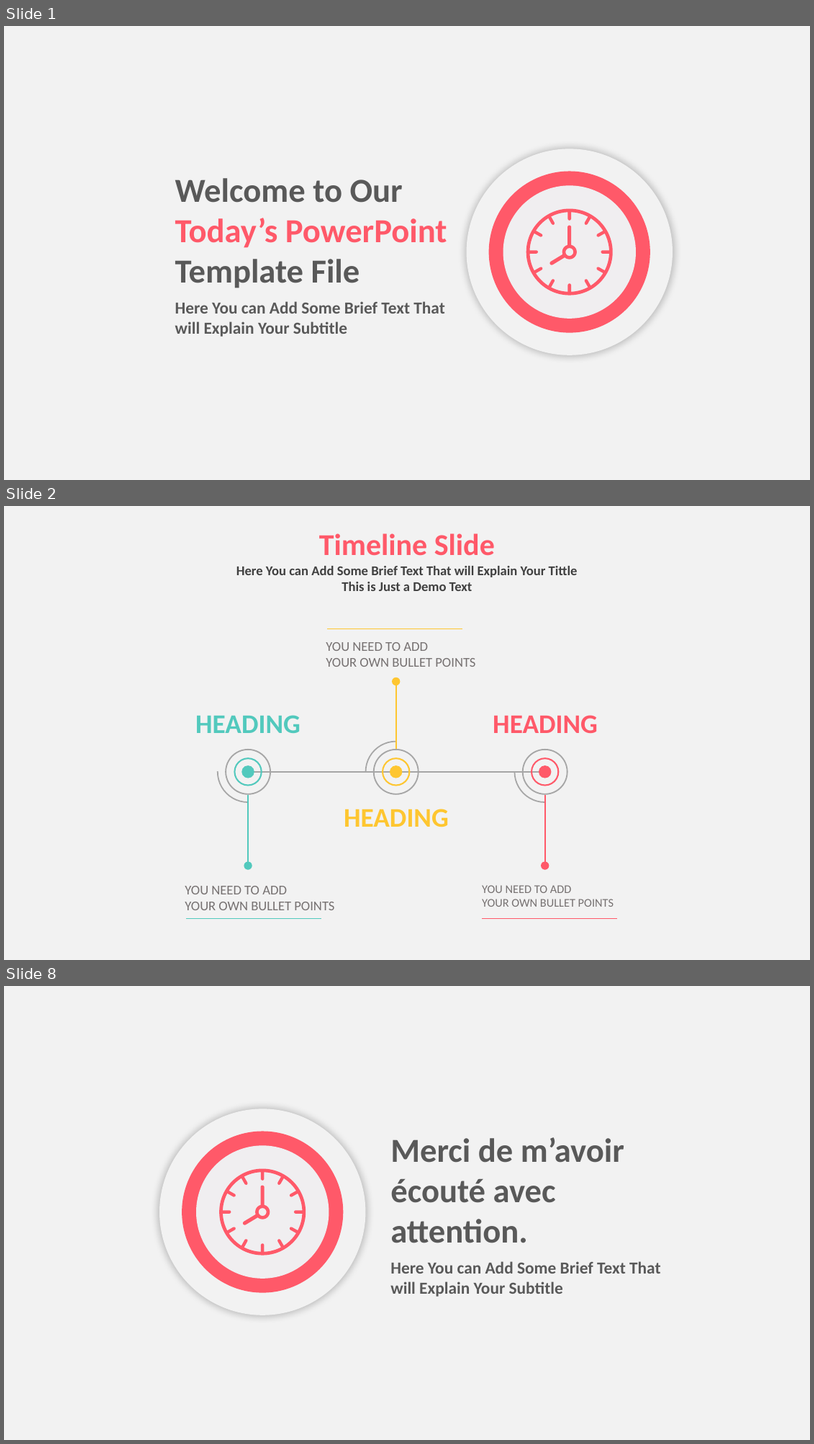
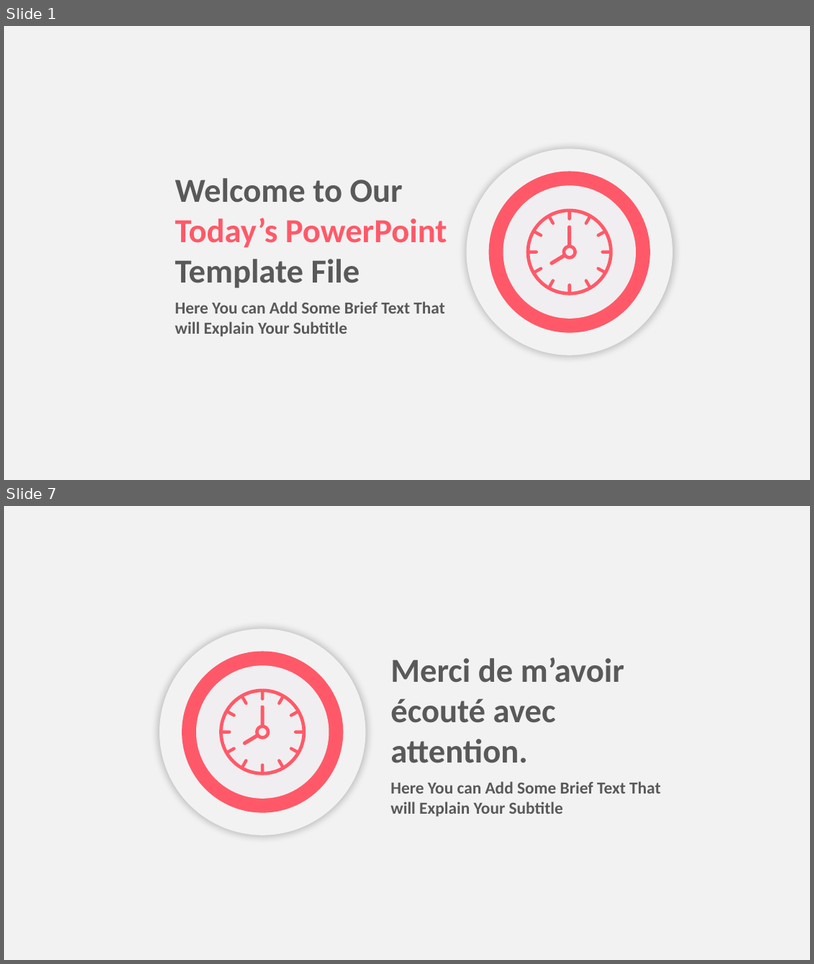
Before and after one commit to Jeremy-Sabadie/pmn-tools, a slide deck: pvt/pvt.pptx. Shown one above the other, each under a label of ours: slides 1, 2 and 8 before the commit, slides 1 and 7 after it; the slides between them are not shown. The pictures are 814x1444 and 814x964 pixels, drawn with LibreOffice and Linux fonts; fonts in the diff are those of the drawing. Boxes give left, top, right and bottom in pixels: in the first picture for what was removed or moved away, otherwise in the second. Text is boxed around its words. In the diff, an @@ line names an element or a change of style, - is before the commit and + after.

```diff
--- a/pvt/pvt.pptx
+++ b/pvt/pvt.pptx
@@ slide 2 removed at <box>4,506,810,960</box>, background #F2F2F2 @@
@@ text removed at <box>319,533,495,556</box> @@
-Timeline Slide
@@ text removed at <box>237,566,578,591</box> @@
-Here You can Add Some Brief Text That will Explain Your Tittle This is Just a Demo Text
@@ line removed from (328, 629) to (463, 629) @@
@@ text removed at <box>326,642,476,667</box> @@
-YOU NEED TO ADD
-YOUR OWN BULLET POINTS
@@ ellipse removed at <box>392,677,401,686</box> @@
@@ line removed from (396, 749) to (396, 680) @@
@@ text removed at <box>196,715,301,733</box> @@
-HEADING
@@ text removed at <box>493,715,598,733</box> @@
-HEADING
@@ arc (boxed as its full ellipse) removed at <box>218,741,278,803</box> @@
@@ arc (boxed as its full ellipse) removed at <box>365,741,427,803</box> @@
@@ arc (boxed as its full ellipse) removed at <box>515,741,576,803</box> @@
@@ donut removed at <box>226,749,271,795</box> @@
@@ donut removed at <box>234,758,262,786</box> @@
@@ donut removed at <box>373,749,419,795</box> @@
@@ donut removed at <box>382,758,411,786</box> @@
@@ donut removed at <box>522,749,568,795</box> @@
@@ donut removed at <box>531,758,559,786</box> @@
@@ ellipse removed at <box>242,765,255,778</box> @@
@@ line removed from (252, 772) to (390, 772) @@
@@ ellipse removed at <box>390,765,403,778</box> @@
@@ line removed from (400, 772) to (539, 772) @@
@@ ellipse removed at <box>539,765,551,778</box> @@
@@ line removed from (248, 863) to (248, 795) @@
@@ line removed from (545, 863) to (545, 795) @@
@@ text removed at <box>344,808,449,827</box> @@
-HEADING
@@ ellipse removed at <box>244,861,252,870</box> @@
@@ ellipse removed at <box>541,861,550,870</box> @@
@@ text removed at <box>185,885,334,910</box> @@
-YOU NEED TO ADD
-YOUR OWN BULLET POINTS
@@ text removed at <box>482,885,614,906</box> @@
-YOU NEED TO ADD
-YOUR OWN BULLET POINTS
@@ line removed from (186, 919) to (322, 919) @@
@@ line removed from (483, 919) to (618, 919) @@
@@ what was slide 8 is now slide 7 @@
```
Also in this commit, not shown: 1 slide changed, 4 slides added, 4 other slides removed, 11 other files.
